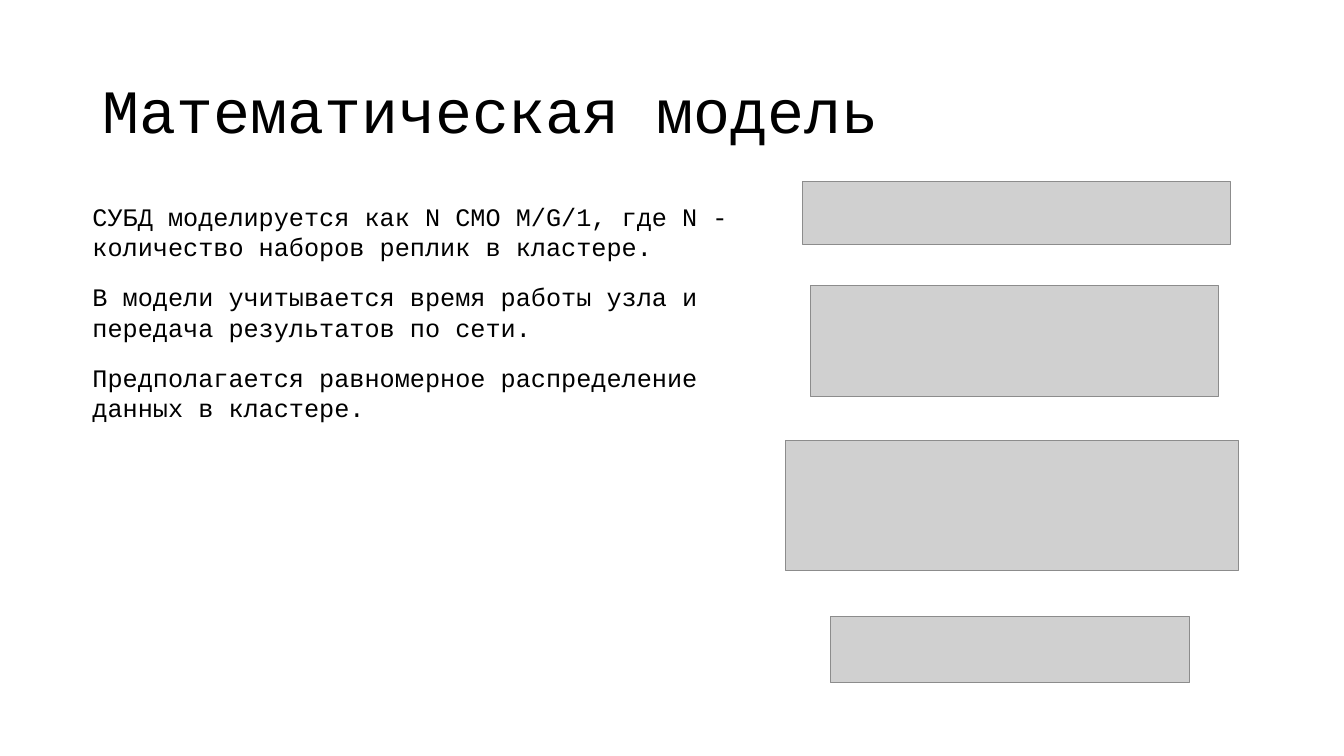
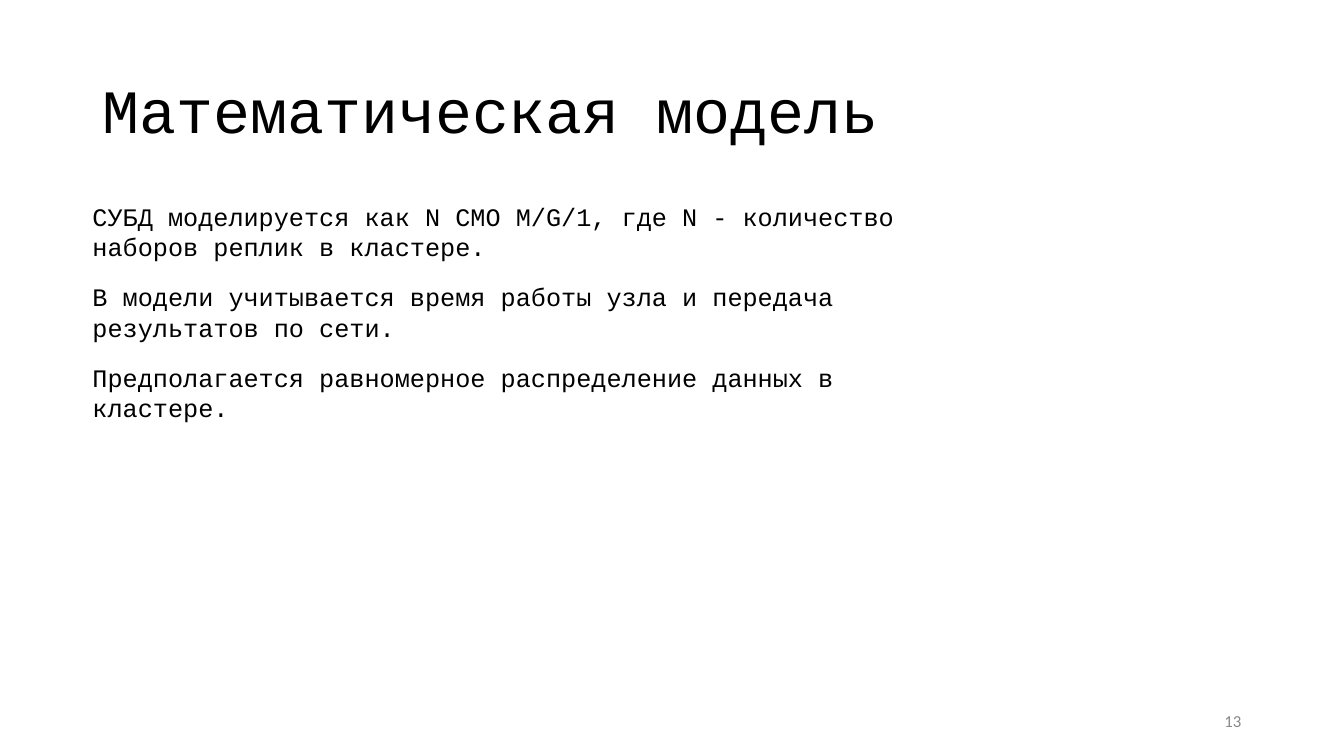
Before and after one commit to vitosotdihaet/pind, a slide deck: slide 13 of presentation.odp (slide 10 before the commit). Drawn at 1344x756 pixels with LibreOffice and Linux fonts; fonts in the diff are those of the drawing; grey boxes stand for pictures. Boxes give left, top, right and bottom in pixels: in the first picture for what was removed or moved away, otherwise in the second. Text is boxed around its words. In the diff, an @@ line names an element or a change of style, - is before the commit and + after.

```diff
--- a/presentation.odp
+++ b/presentation.odp
@@ text "СУБД моделируется как N СМО ..." rewrapped from bbox=[92, 207, 698, 423] to bbox=[92, 207, 894, 423] @@
@@ picture removed at bbox=[803, 181, 1231, 244] @@
@@ picture removed at bbox=[811, 285, 1219, 397] @@
@@ picture removed at bbox=[785, 441, 1239, 571] @@
@@ picture removed at bbox=[831, 617, 1190, 683] @@
@@ page number added at bbox=[1224, 716, 1241, 727], 12 pt, text #888888 @@
+13
```
Also in this commit, not shown: 19 other slides changed, 4 slides added, 3 slides removed.
